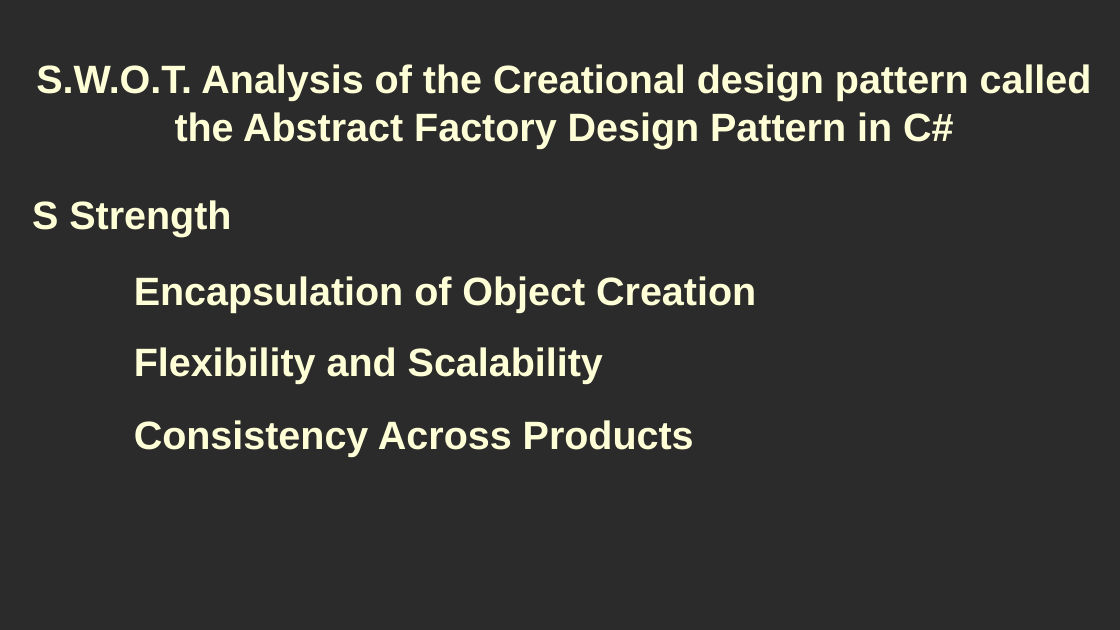
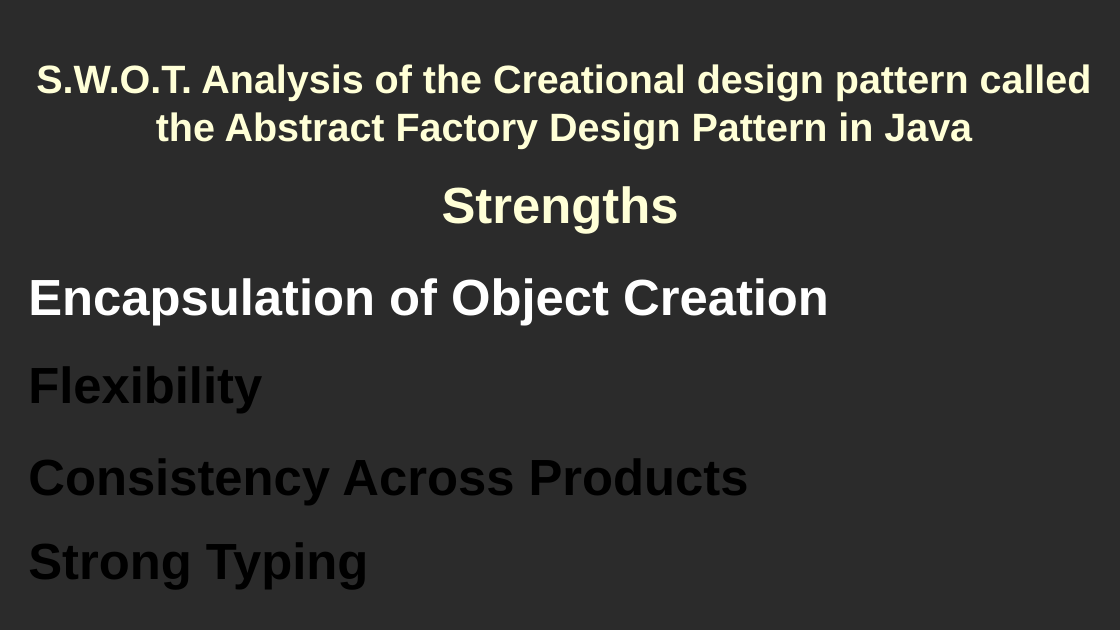
Before and after one commit to RayAndrade/JavaStudy, a slide deck: slide 6 of Creational/AbstractFactory/swot/swot.odp. Drawn at 1120x630 pixels with LibreOffice and Linux fonts; fonts in the diff are those of the drawing; background and template pictures are left out; a plain dark background stands for a picture behind light text. Boxes give left, top, right and bottom in pixels: in the first picture for what was removed or moved away, otherwise in the second. Text is boxed around its words. In the diff, an @@ line names an element or a change of style, - is before the commit and + after.

```diff
--- a/Creational/AbstractFactory/swot/swot.odp
+++ b/Creational/AbstractFactory/swot/swot.odp
@@ title at <box>36,64,1092,148</box>: text changed @@
-S.W.O.T. Analysis of the Creational design pattern called the Abstract Factory Design Pattern in C#
+S.W.O.T. Analysis of the Creational design pattern called the Abstract Factory Design Pattern in Java
@@ title removed at <box>32,200,231,237</box> @@
-S Strength
@@ title added at <box>442,186,679,234</box>, 36 pt, text #FFFFD7, bold @@
+Strengths
@@ title "Encapsulation of Object Creation" at <box>28,278,829,326</box>: size 28 to 36 pt, text colour #FFFFD7 to #FFFFFF @@
@@ title at <box>28,367,262,413</box>: text changed; size 28 to 36 pt; text colour #FFFFD7 to #000000 @@
-Flexibility and Scalability
+Flexibility
@@ title "Consistency Across Products": place and size @@
-title "Consistency Across Products" at <box>134,420,694,457</box>
+title "Consistency Across Products" at <box>28,459,749,505</box>
@@ title "Consistency Across Products" at <box>28,459,749,505</box>: size 28 to 36 pt, text colour #FFFFD7 to #000000 @@
@@ title added at <box>28,543,368,589</box>, 36 pt, text #000000, bold @@
+Strong Typing
```
Also in this commit, not shown: 19 other slides changed, 6 slides added, 36 other files.
